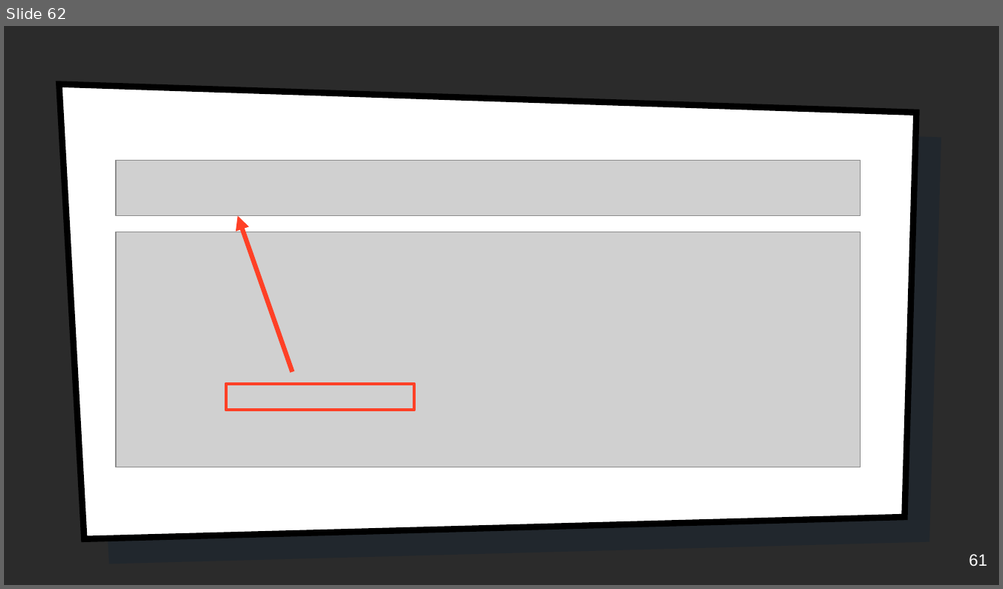
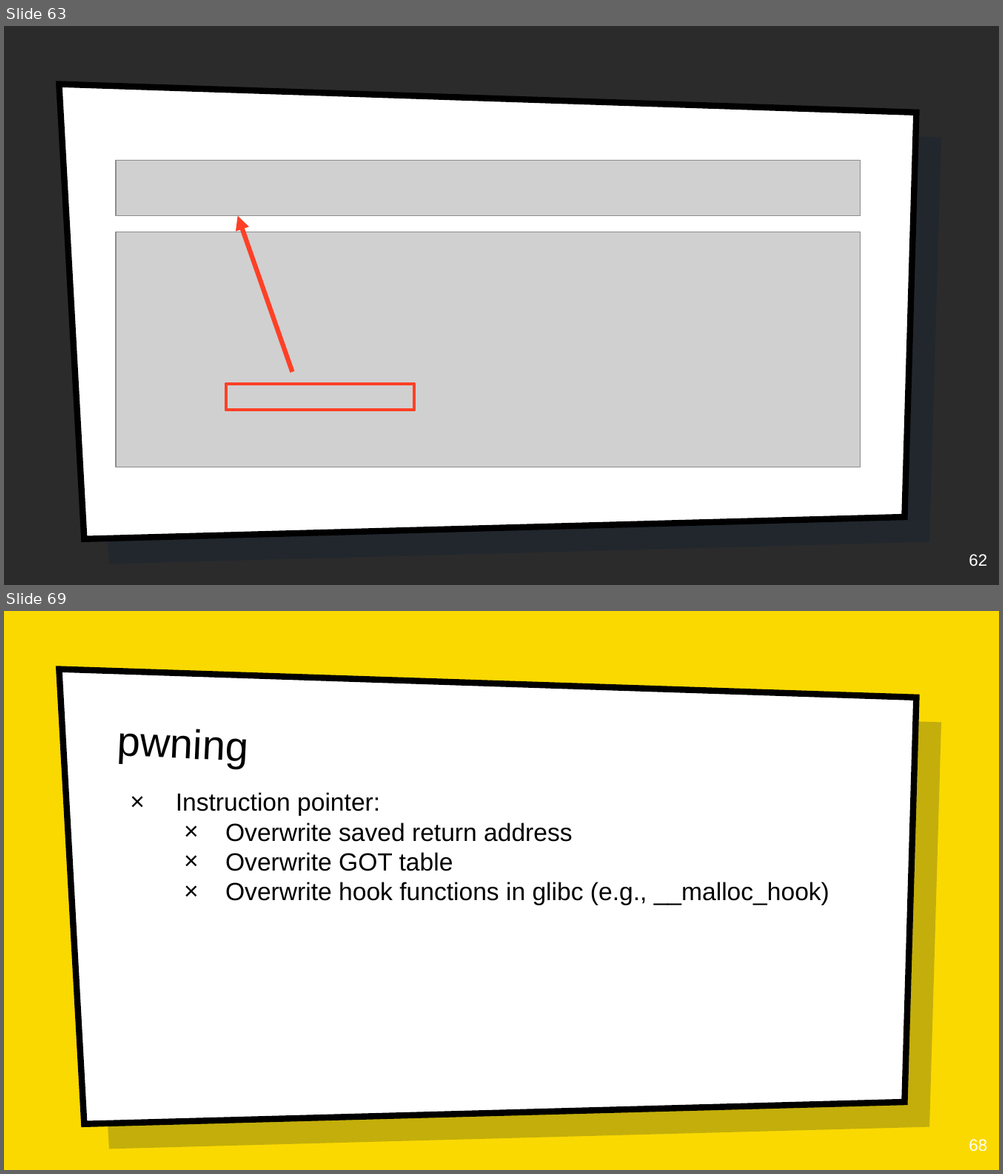
Before and after one commit to tiffanyb/tiffanyb.github.io, a slide deck: courses/cse545/slides/11-heap-4.pptx. Shown one above the other, each under a label of ours: slide 62 before the commit, slides 63 and 69 after it; the slides between them are not shown. The pictures are 1003x589 and 1003x1174 pixels, drawn with LibreOffice and Linux fonts; fonts in the diff are those of the drawing; grey boxes stand for pictures; background and template pictures are left out; a plain dark background stands for a picture behind light text. Boxes give left, top, right and bottom in pixels: in the first picture for what was removed or moved away, otherwise in the second. Text is boxed around its words. In the diff, an @@ line names an element or a change of style, - is before the commit and + after.

```diff
--- a/courses/cse545/slides/11-heap-4.pptx
+++ b/courses/cse545/slides/11-heap-4.pptx
@@ slide 69 added at box(4, 611, 999, 1170), background picture (left out); not listed: 2 template elements that a slide beside it also shows @@
@@ title added at box(116, 729, 247, 768), 40 pt, text #000000 @@
+pwning
@@ text added at box(176, 792, 829, 906), 24 pt, text #000000 @@
+× Instruction pointer:
+  × Overwrite saved return address
+  × Overwrite GOT table
+  × Overwrite hook functions in glibc (e.g., __malloc_hook)
@@ page number added at box(968, 1139, 987, 1152), 16 pt, text #FFFFFF @@
+68
@@ what was slide 62 is now slide 63 @@
@@ page number at box(968, 554, 987, 566): text changed @@
-61
+62
```
Also in this commit, not shown: 2 slides changed, 19 other slides added, 2 slides removed, 23 other files.
